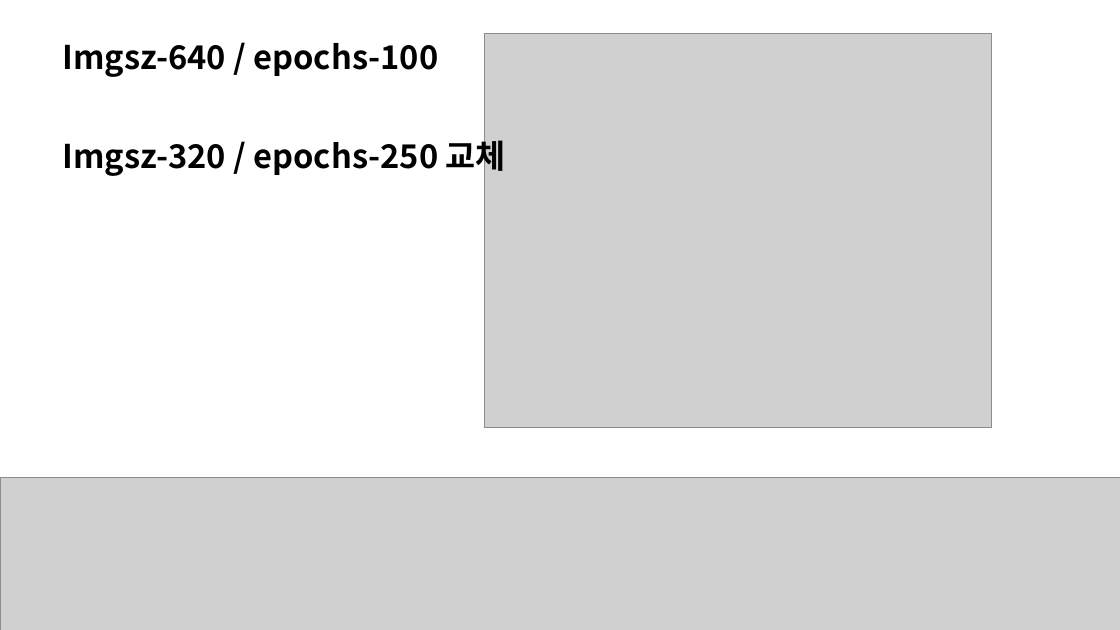
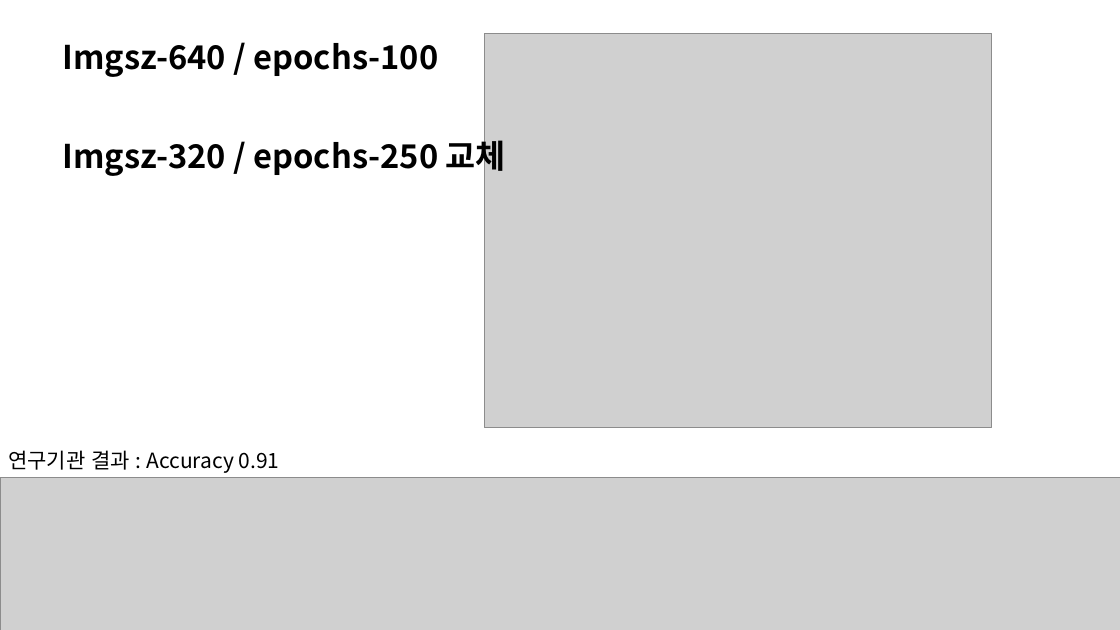
Before and after one commit to hslee4716/CCMCT, a slide deck: slide 9 of 발표자료/CCMCT_중간발표.pptx. Drawn at 1120x630 pixels with LibreOffice and Linux fonts; fonts in the diff are those of the drawing; grey boxes stand for pictures. Boxes give left, top, right and bottom in pixels: in the first picture for what was removed or moved away, otherwise in the second. Text is boxed around its words. In the diff, an @@ line names an element or a change of style, - is before the commit and + after.

```diff
--- a/발표자료/CCMCT_중간발표.pptx
+++ b/발표자료/CCMCT_중간발표.pptx
@@ text added at bbox=[8, 450, 280, 473], 18 pt, text #000000 @@
+연구기관 결과 : Accuracy 0.91
```
Also in this commit, not shown: 1 other slide changed, 1 slide added, 1 other file.
